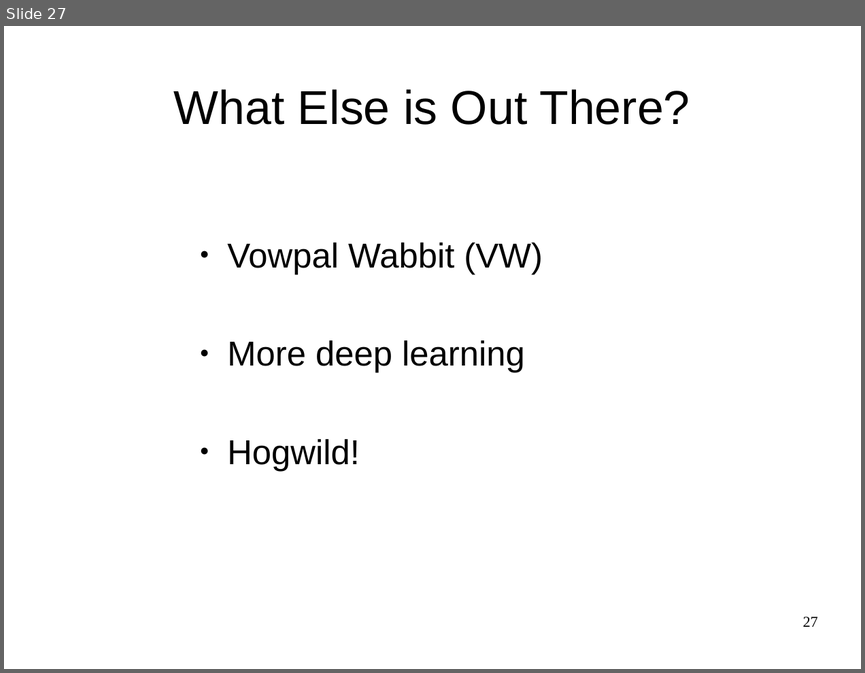
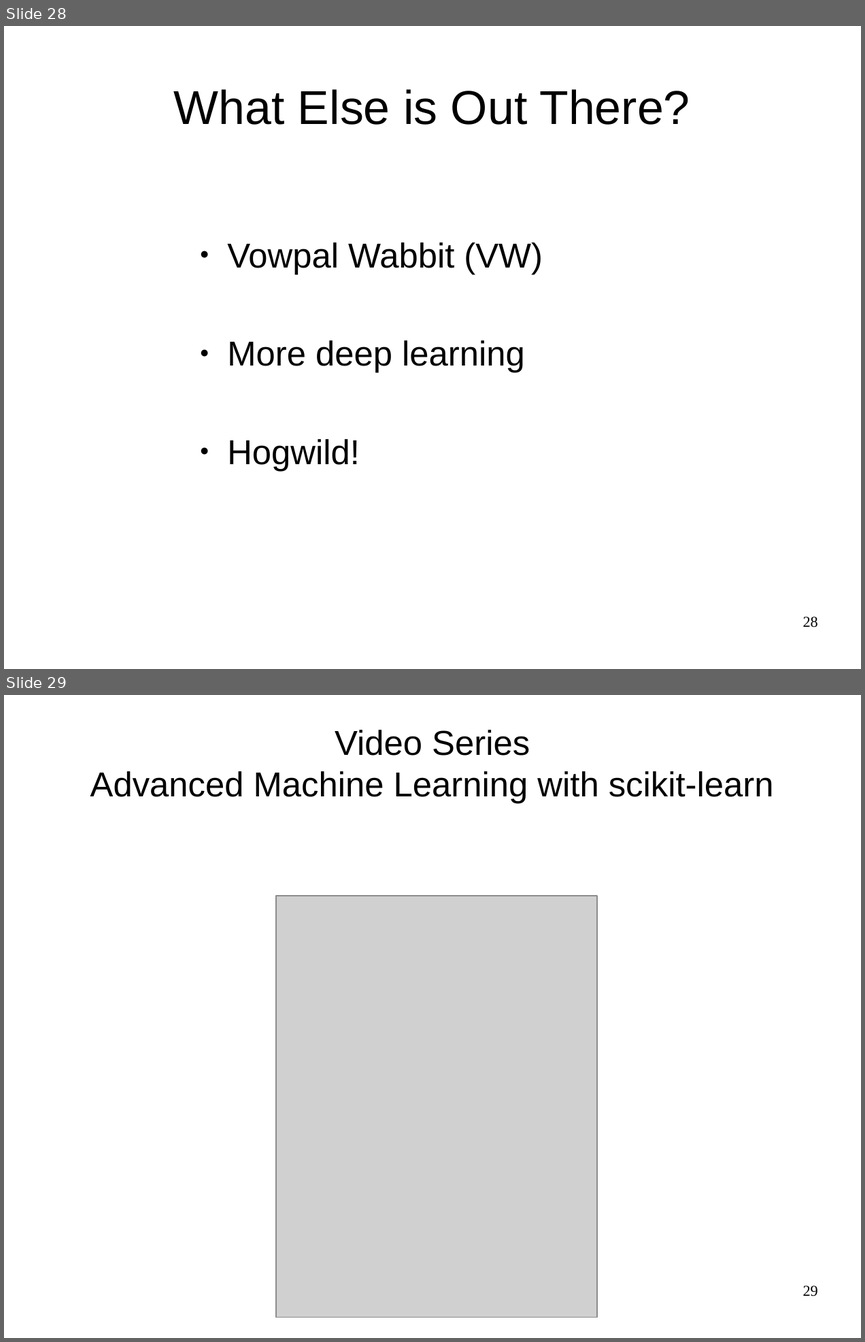
Before and after one commit to amueller/talks_odt, a slide deck: large-scale-non-linear-learning-pygotham-2015.odp. Shown one above the other, each under a label of ours: slide 27 before the commit, slides 28 and 29 after it. The pictures are 865x673 and 865x1342 pixels, drawn with LibreOffice and Linux fonts; fonts in the diff are those of the drawing; grey boxes stand for pictures. Boxes give left, top, right and bottom in pixels: in the first picture for what was removed or moved away, otherwise in the second. Text is boxed around its words. In the diff, an @@ line names an element or a change of style, - is before the commit and + after.

Commit message:
minor updates to large scale non-linear learning

```diff
--- a/large-scale-non-linear-learning-pygotham-2015.odp
+++ b/large-scale-non-linear-learning-pygotham-2015.odp
@@ slide 29 added at (4, 695, 861, 1338), background #FFFFFF @@
@@ subtitle added at (90, 730, 774, 803), 32 pt, text #000000 @@
+Video Series
+Advanced Machine Learning with scikit-learn
@@ picture added at (276, 896, 597, 1317) @@
@@ page number added at (803, 1285, 818, 1296), 14 pt, text #000000 @@
+29
@@ what was slide 27 is now slide 28 @@
@@ page number at (803, 616, 818, 627): text changed @@
-27
+28
```
Also in this commit, not shown: 6 slides changed, 4 other slides added, 4 slides removed.
